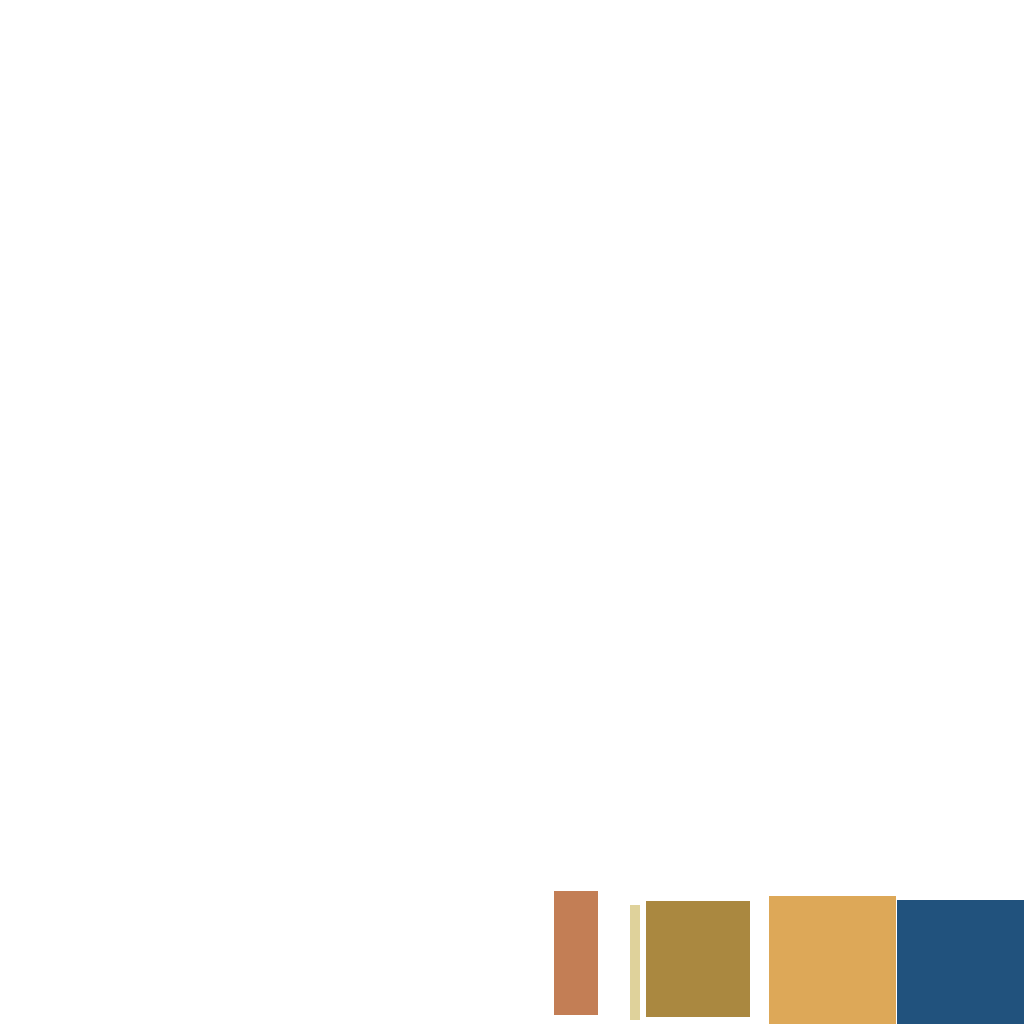
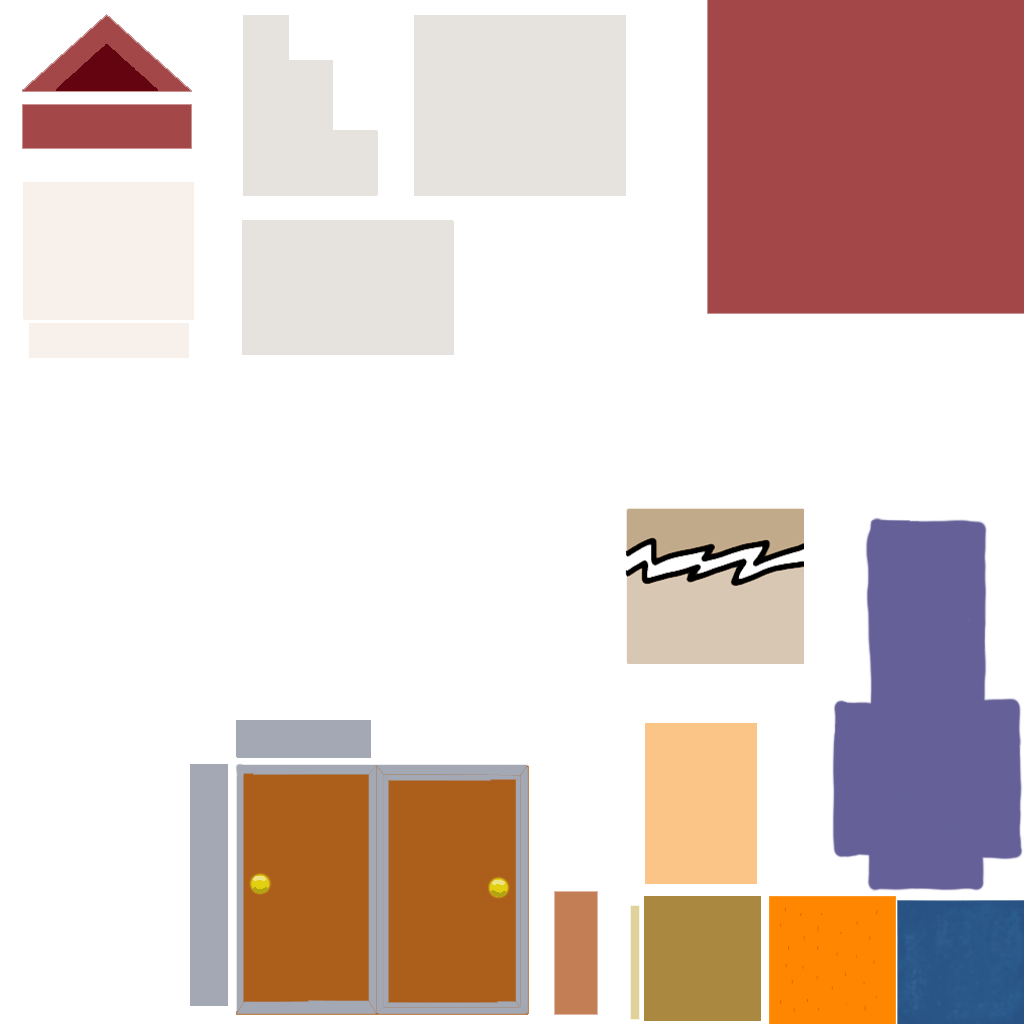
Before/after of a 1024x1024 layered artwork. What changed in the layer stack:
removed layer "Capa 2" over [554, 891, 1024, 1024]
added layer "Capa 4" above "Capa 5" over [22, 0, 1024, 1024]
